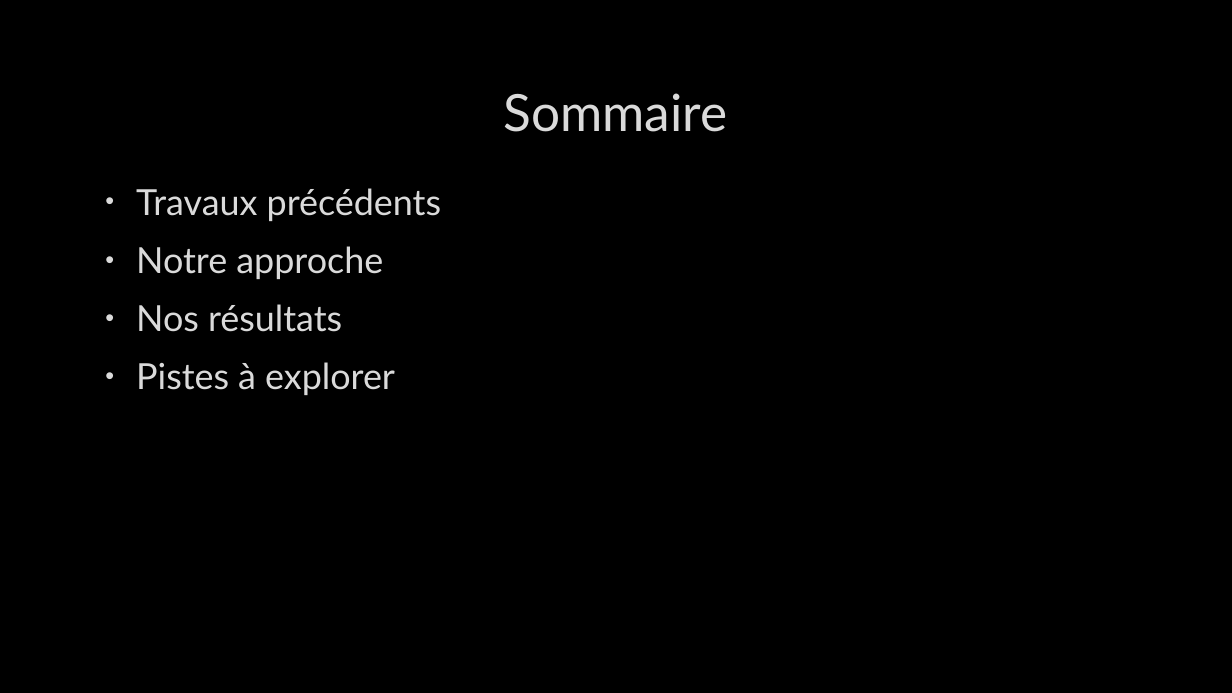
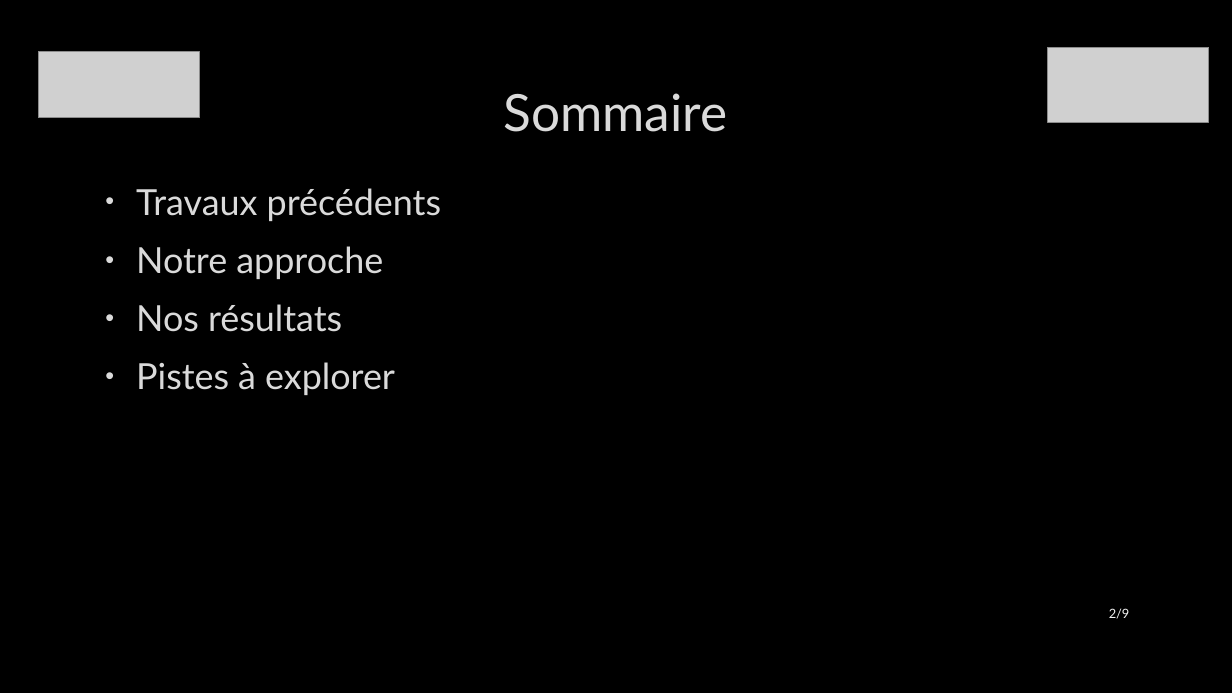
Before and after one commit to IliasMAOUDJ/Agent-Based-Edge-Detection, a slide deck: slide 2 of SMA et Traitement d’images.pptx. Drawn at 1232x693 pixels with LibreOffice and Linux fonts; fonts in the diff are those of the drawing; grey boxes stand for pictures; background and template pictures are left out. Boxes give left, top, right and bottom in pixels: in the first picture for what was removed or moved away, otherwise in the second. Text is boxed around its words. In the diff, an @@ line names an element or a change of style, - is before the commit and + after.

```diff
--- a/SMA et Traitement d’images.pptx
+++ b/SMA et Traitement d’images.pptx
@@ picture added at [39, 52, 200, 118] @@
@@ picture added at [1048, 47, 1209, 122] @@
@@ page number added at [1109, 608, 1130, 619], 10 pt, text #F2F2F2 @@
+2/9
```
Also in this commit, not shown: 6 other slides changed, 2 slides added.
